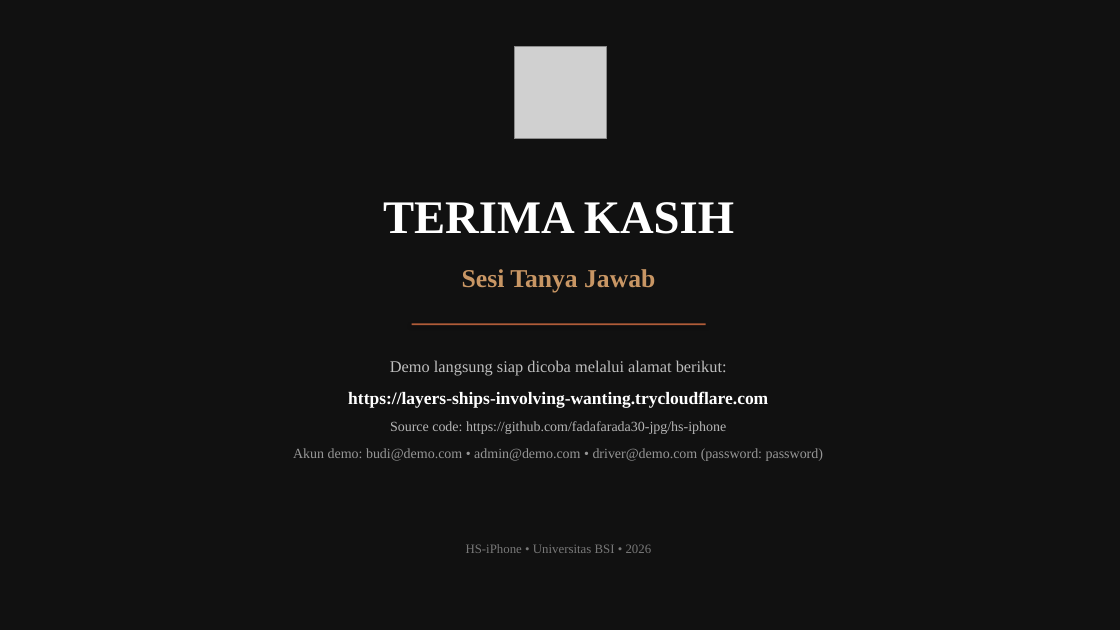
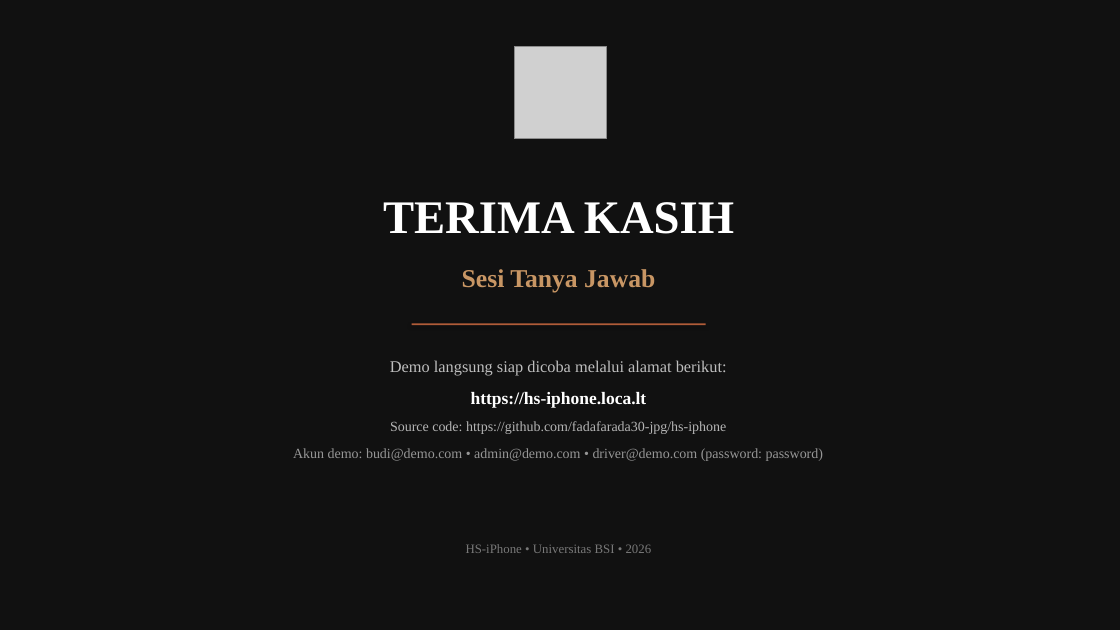
Before and after one commit to fadafarada30-jpg/hs-iphone, a slide deck: slide 15 of berkas/ppt hsdepok.pptx. Drawn at 1120x630 pixels with LibreOffice and Linux fonts; fonts in the diff are those of the drawing; grey boxes stand for pictures. Boxes give left, top, right and bottom in pixels: in the first picture for what was removed or moved away, otherwise in the second. Text is boxed around its words. In the diff, an @@ line names an element or a change of style, - is before the commit and + after.

```diff
--- a/berkas/ppt hsdepok.pptx
+++ b/berkas/ppt hsdepok.pptx
@@ text at box(471, 392, 647, 408): text changed @@
-https://layers-ships-involving-wanting.trycloudflare.com
+https://hs-iphone.loca.lt
```
Also in this commit, not shown: 4 other files.
